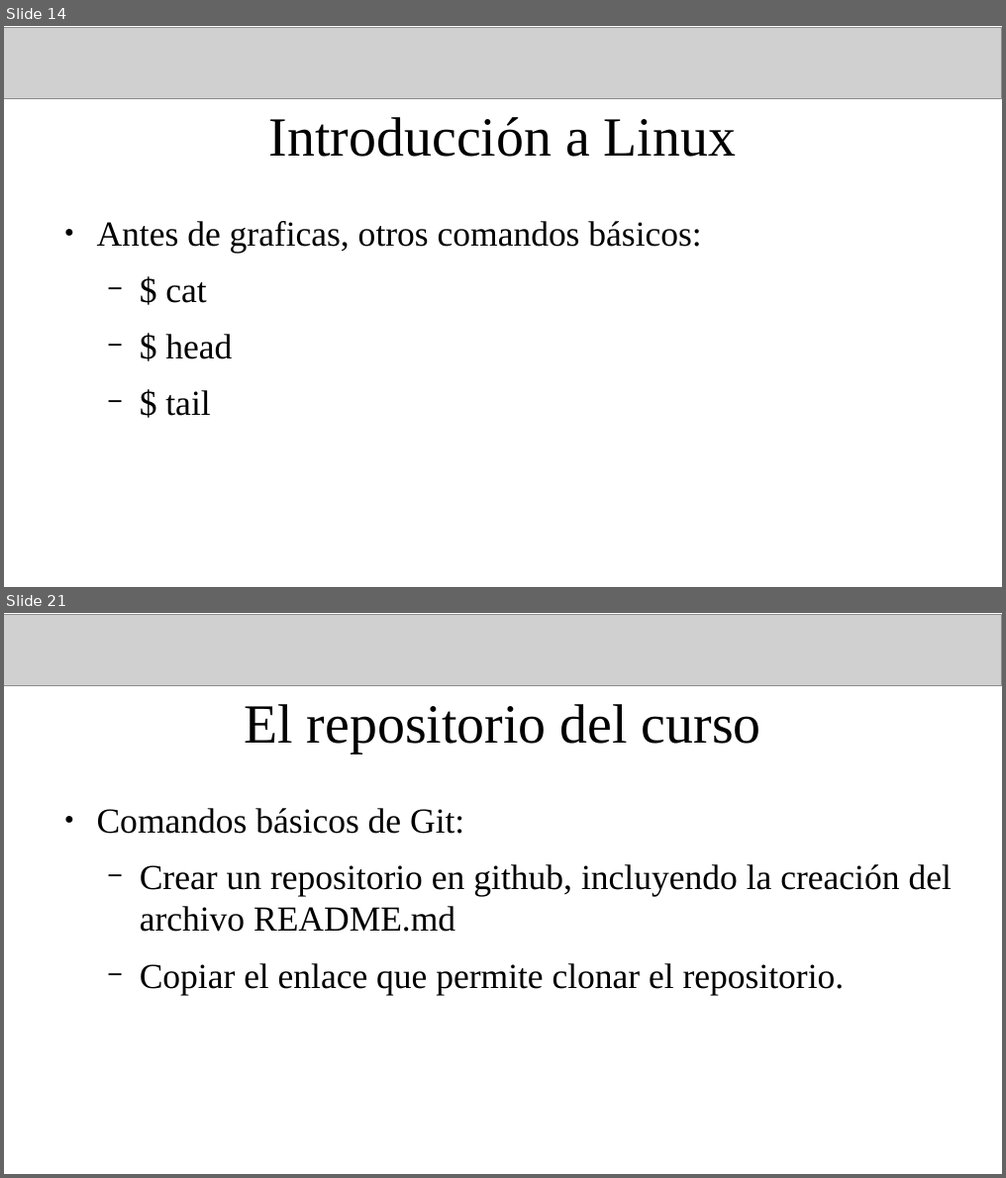
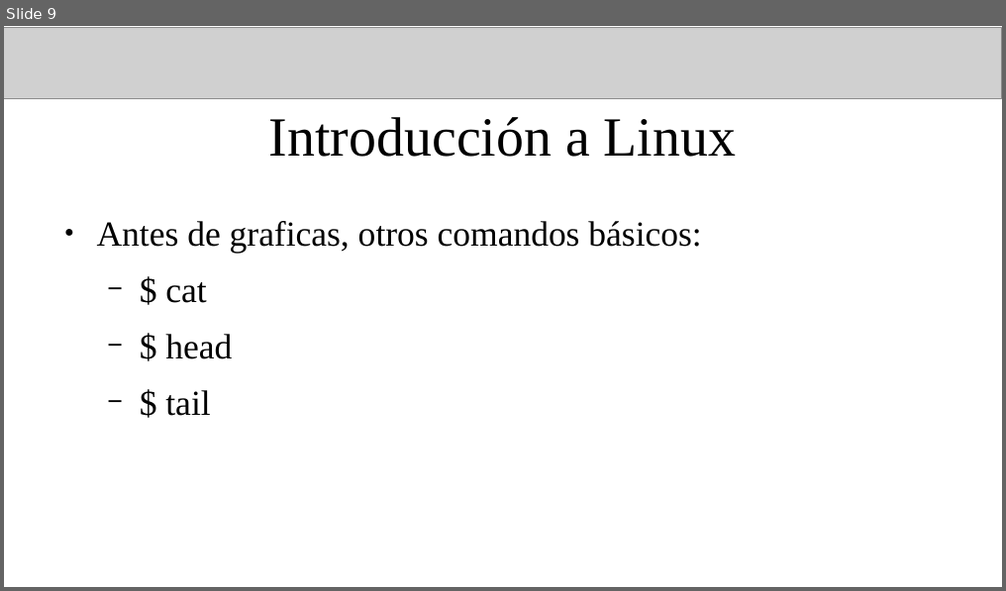
Before and after one commit to fiscompunipamplona/unidad1_IntroLinux, a slide deck: clases/clase-introLinux_1.odp. Shown one above the other, each under a label of ours: slides 14 and 21 before the commit, slide 9 after it; the slides between them are not shown. The pictures are 1006x1178 and 1006x591 pixels, drawn with LibreOffice and Linux fonts; fonts in the diff are those of the drawing; grey boxes stand for pictures. Boxes give left, top, right and bottom in pixels: in the first picture for what was removed or moved away, otherwise in the second. Text is boxed around its words. In the diff, an @@ line names an element or a change of style, - is before the commit and + after.

```diff
--- a/clases/clase-introLinux_1.odp
+++ b/clases/clase-introLinux_1.odp
@@ slide 21 removed at bbox=[4, 613, 1002, 1174], background #FFFFFF @@
@@ picture removed at bbox=[4, 615, 1002, 685] @@
@@ title removed at bbox=[244, 704, 761, 754] @@
-El repositorio del curso
@@ text removed at bbox=[97, 808, 951, 994] @@
-● Comandos básicos de Git:
-  − Crear un repositorio en github, incluyendo la creación del archivo README.md
-  − Copiar el enlace que permite clonar el repositorio.
@@ what was slide 14 is now slide 9 @@
```
Also in this commit, not shown: 2 slides changed, 9 other slides removed, 3 other files.
